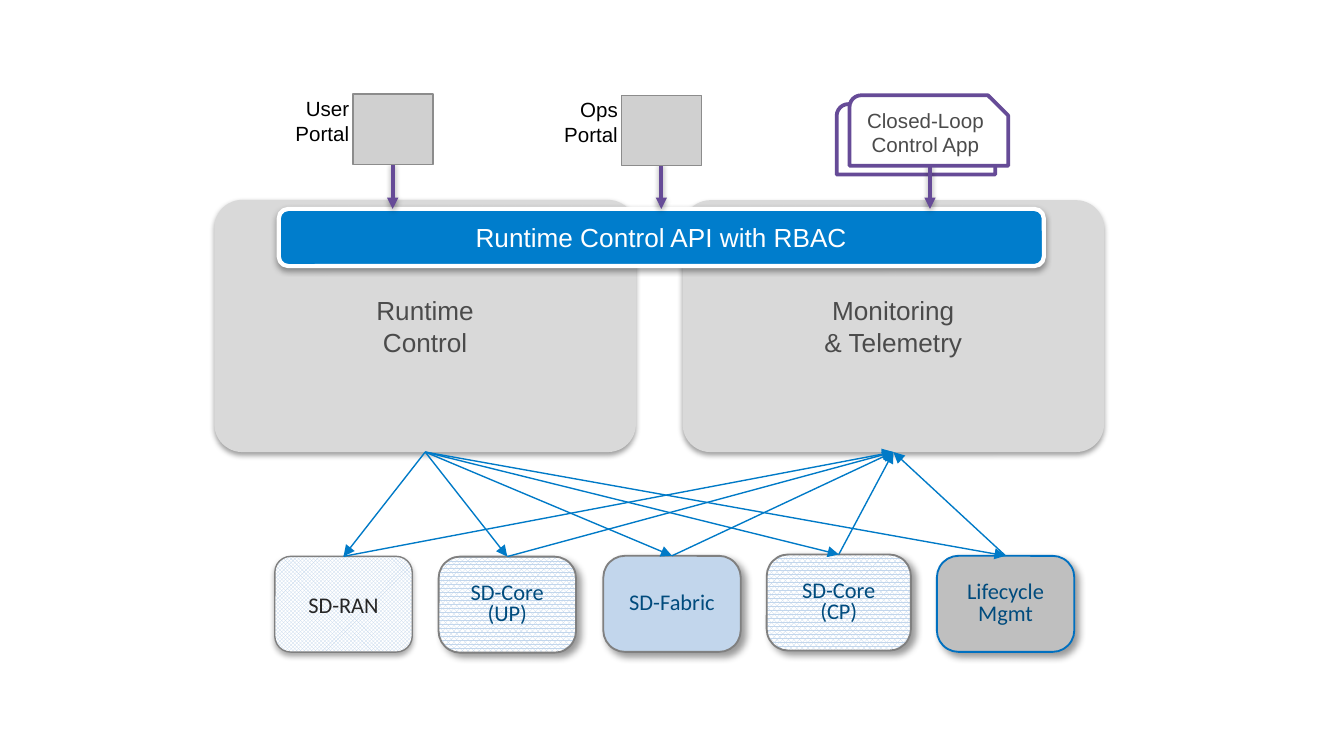
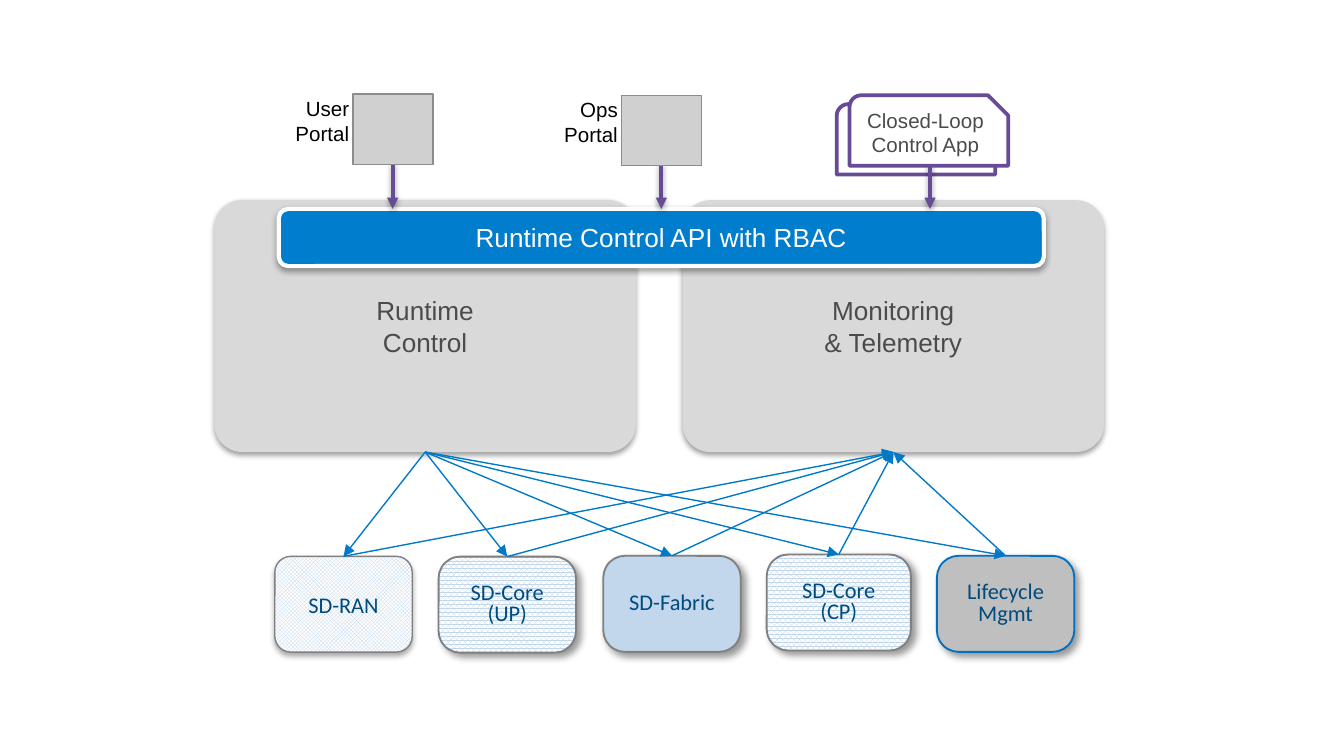
Before and after one commit to SystemsApproach/ops, a slide deck: slide 17 of figures.pptx. Drawn at 1344x756 pixels with LibreOffice and Linux fonts; fonts in the diff are those of the drawing; grey boxes stand for pictures. Boxes give left, top, right and bottom in pixels: in the first picture for what was removed or moved away, otherwise in the second. Text is boxed around its words. In the diff, an @@ line names an element or a change of style, - is before the commit and + after.

```diff
--- a/figures.pptx
+++ b/figures.pptx
@@ rounded rectangle "SD-RAN" at <box>274,556,411,652</box>: text colour #262626 to #004B7D @@
```
Also in this commit, not shown: 1 other slide changed, 3 other files.
